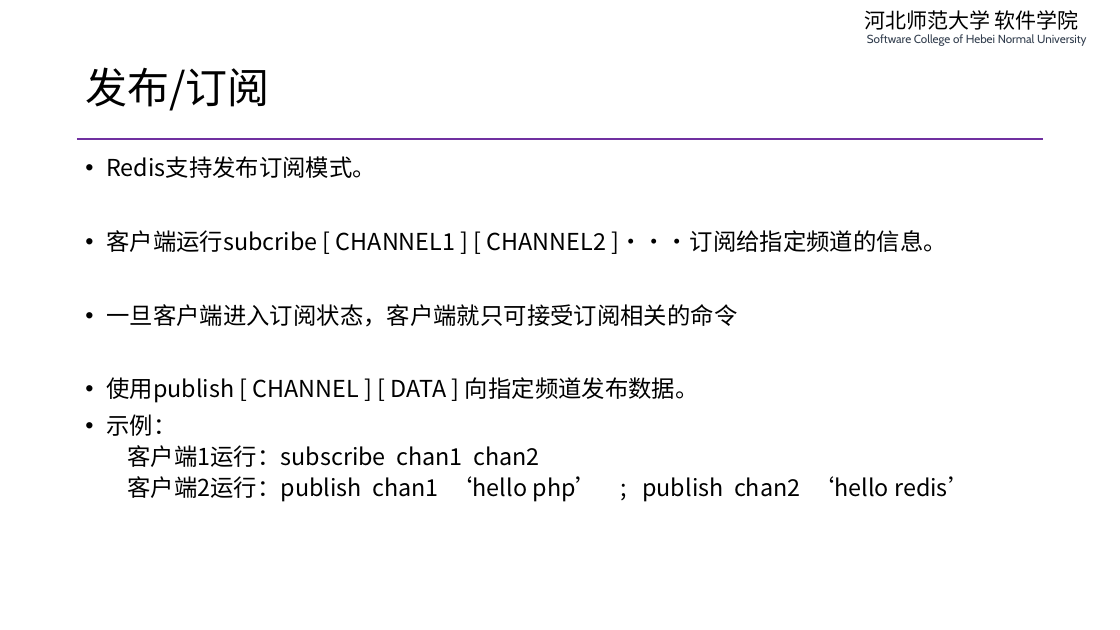
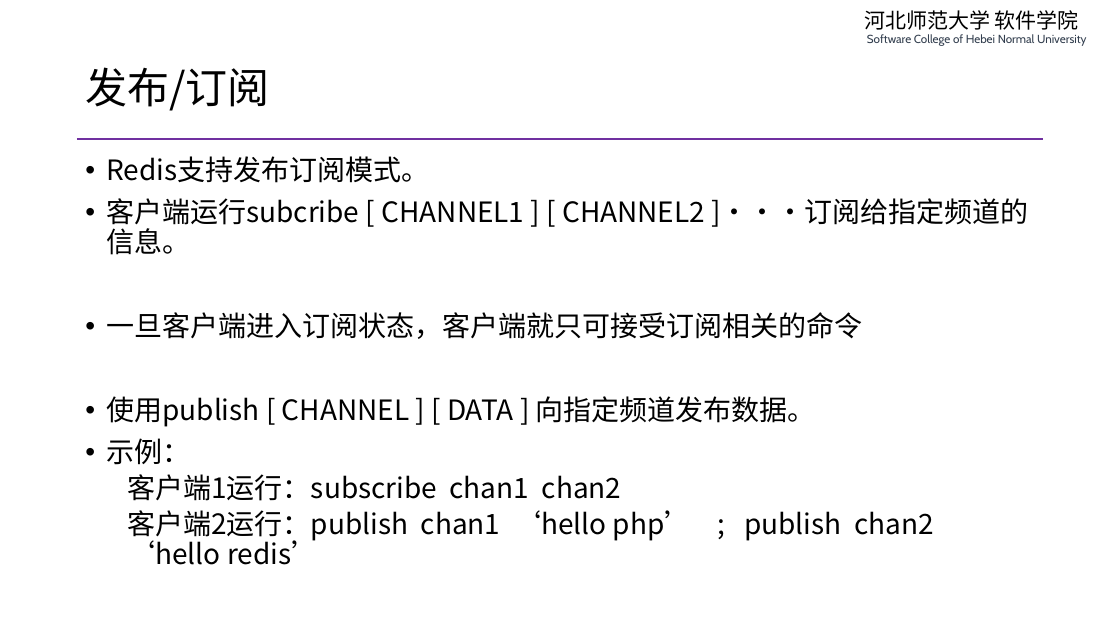
Before and after one commit to edu2act/course-php-serverside-development-on-linux, a slide deck: slide 20 of materials/slides/ch07-message-queue.pptx. Drawn at 1120x630 pixels with LibreOffice and Linux fonts; fonts in the diff are those of the drawing. Boxes give left, top, right and bottom in pixels: in the first picture for what was removed or moved away, otherwise in the second. Text is boxed around its words. In the diff, an @@ line names an element or a change of style, - is before the commit and + after.

```diff
--- a/materials/slides/ch07-message-queue.pptx
+++ b/materials/slides/ch07-message-queue.pptx
@@ text "Redis支持发布订阅模式。" at (x1=106, y1=156, x2=1028, y2=565): size 20 to 24 pt @@
```
Also in this commit, not shown: 3 other slides changed, 5 other files.
